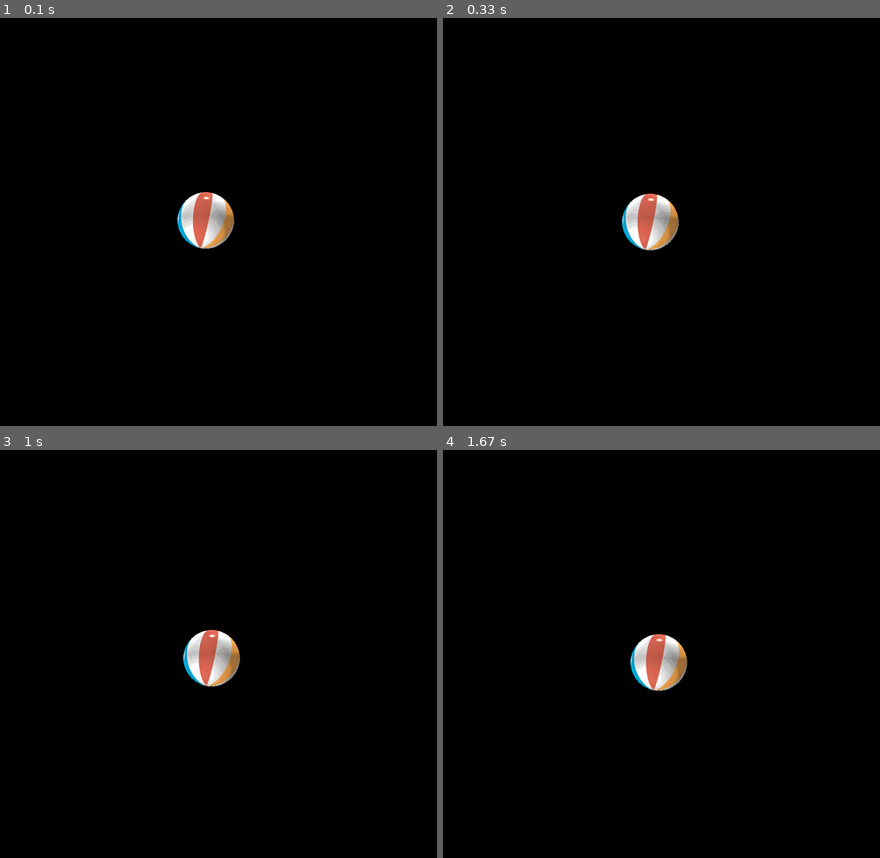
Above: before the commit, frames 1-4 (two rows, left to right).
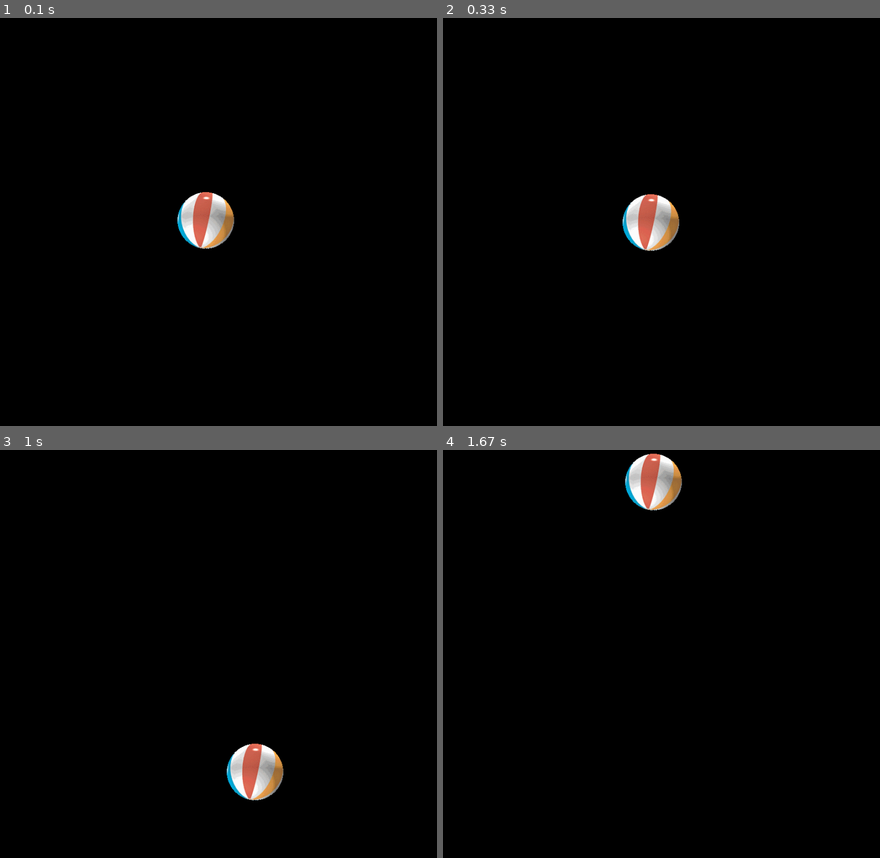
Above: after the commit, the same moments.

Repository: yaroslavKonst/PythonPracticum
Game: pygame game, started from prac/20200310/pygame_intro.py
Two runs of this game, one before a commit and one after it. Both use one fixed random seed, a clock stepped at 60 frames per second and the inputs below.
Inputs (mouse positions are in pixels of both pictures, inside the frame that each line leads up to):
- Up to frame 1 (0.1 s): no input
- Up to frame 2 (0.33 s): no input
- Up to frame 3 (1 s): press the mouse at (209, 654) at 0.37 s; move the mouse to (122, 617) at 0.47 s; release the mouse at (39, 580) at 0.6 s; press the mouse at (43, 580) at 0.7 s; move the mouse to (148, 674) at 0.8 s; release the mouse at (253, 772) at 0.93 s
- Up to frame 4 (1.67 s): press the mouse at (696, 772) at 1.03 s; move the mouse to (700, 711) at 1.13 s; release the mouse at (705, 649) at 1.27 s; press the mouse at (705, 649) at 1.37 s; move the mouse to (678, 568) at 1.47 s; release the mouse at (652, 482) at 1.6 s

Frame 1 is identical in both runs. In frame 2, 0.3% of the frame differs, in the area x 40-55%, y 43-58%; in frame 3, 2.8%, in the area x 41-65%, y 44-86%; in frame 4, 2.8%.

Commit message:
Add ball drag in pygame_intro

Diff:
--- a/prac/20200310/pygame_intro.py
+++ b/prac/20200310/pygame_intro.py
@@ -4,7 +4,7 @@
 world_size = width, height = 10000, 9000
 speed = [2, 2]
 DX, DY = 0.1, 0.1
-pos = [width / 2, height / 2]
+position = [width / 2, height / 2]
 screen_size = int(DX * width), int(DY * height)
 
 black = 0, 0, 0
@@ -14,18 +14,37 @@
 ball = pygame.image.load("intro_ball.gif")
 ballrect = ball.get_rect()
 w, h = ballrect.width / DX, ballrect.height / DY
-print(w, h)
+
+pygame.time.set_timer(pygame.USEREVENT, 10)
+
+drag = False
+
 while 1:
-    for event in pygame.event.get():
-        if event.type == pygame.QUIT: sys.exit()
+    event = pygame.event.wait()
+    if event.type == pygame.QUIT: sys.exit()
 
-    pos[0] += speed[0]
-    pos[1] += speed[1]
-    if pos[0] - w/2 < 0 or pos[0] + w/2 > width:
-        speed[0] = -speed[0]
-    if pos[1] - h/2 < 0 or pos[1] + h/2 > height:
-        speed[1] = -speed[1]
+    if event.type == pygame.MOUSEBUTTONDOWN:
+        if position[0] - w/2 < event.pos[0]/DX < position[0] + w/2 and position[1] - h/2 < event.pos[1]/DY < position[1] + h/2:
+            drag = True
+            drg_x, drg_y = event.pos[0] / DX - position[0], event.pos[1] / DY - position[1]
 
-    screen.fill(black)
-    screen.blit(ball, (int(DX * (pos[0] - w/2)), int(DY * (pos[1] - h/2))))
-    pygame.display.flip()
+    if event.type == pygame.MOUSEBUTTONUP:
+        drag = False
+
+    if event.type == pygame.MOUSEMOTION:
+        if drag:
+            position[0] = event.pos[0] / DX - drg_x
+            position[1] = event.pos[1] / DY - drg_y
+
+    if event.type == pygame.USEREVENT:
+        if not drag:
+            position[0] += speed[0]
+            position[1] += speed[1]
+        if position[0] - w/2 < 0 or position[0] + w/2 > width:
+            speed[0] = -speed[0]
+        if position[1] - h/2 < 0 or position[1] + h/2 > height:
+            speed[1] = -speed[1]
+
+        screen.fill(black)
+        screen.blit(ball, (int(DX * (position[0] - w/2)), int(DY * (position[1] - h/2))))
+        pygame.display.flip()
